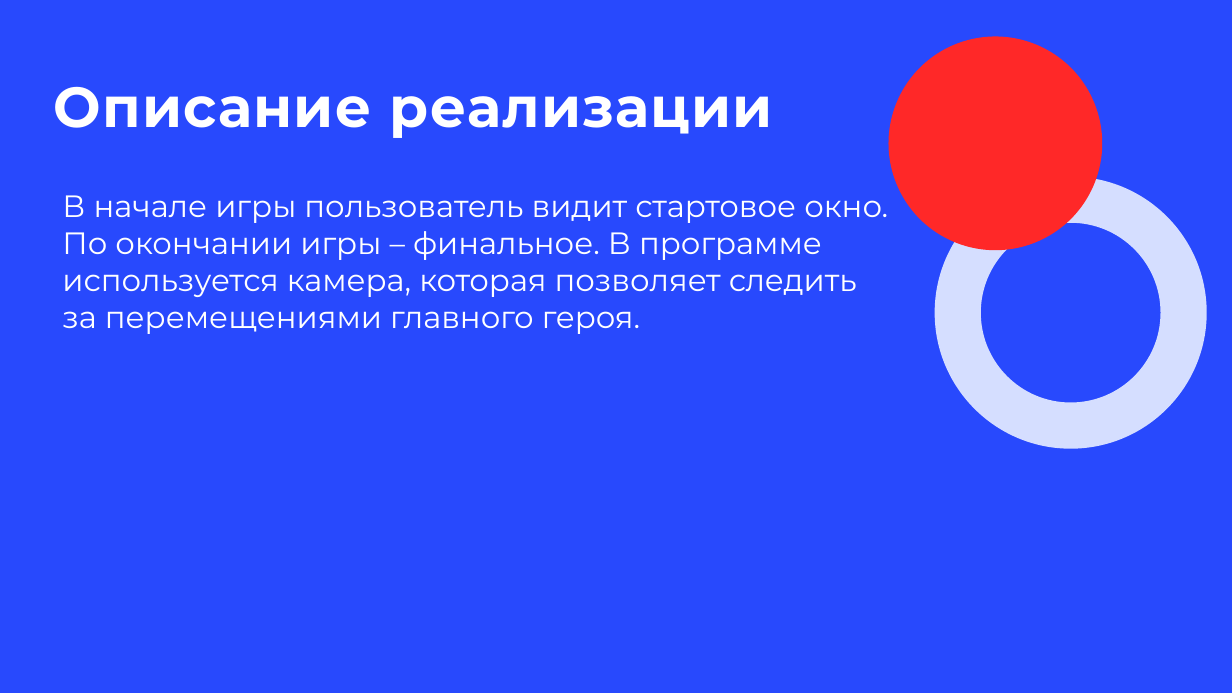
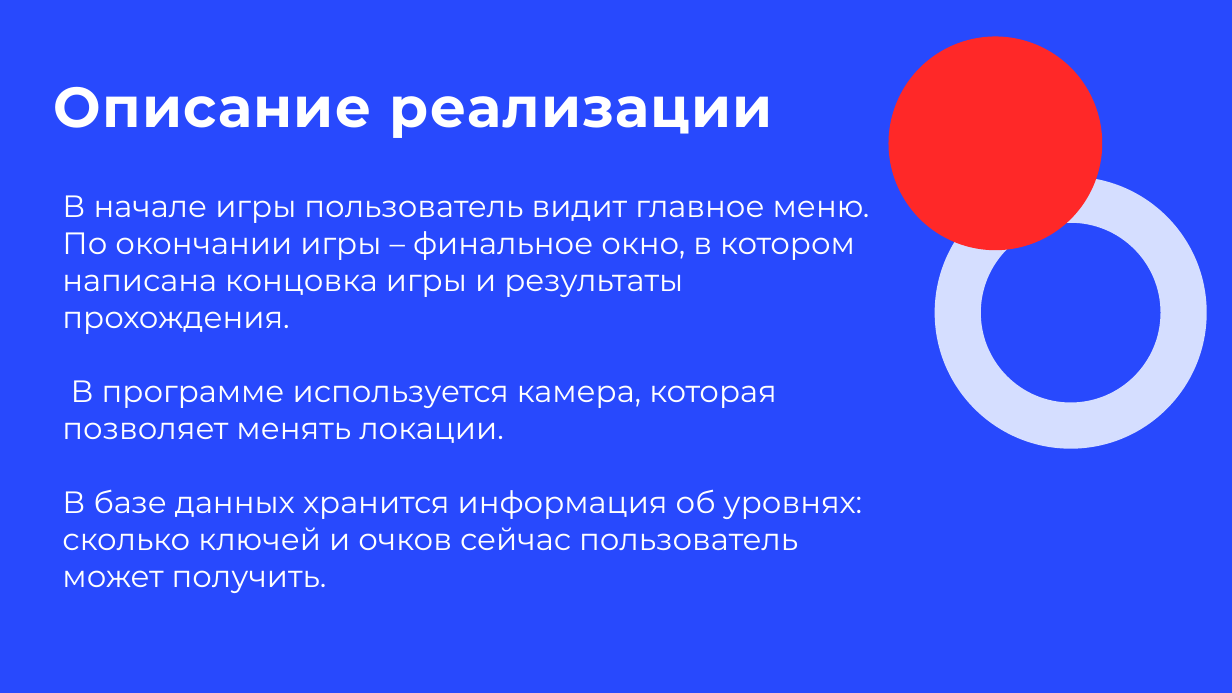
Before and after one commit to super-Kate/SeekerKnight, a slide deck: slide 3 of presentation.pptx. Drawn at 1232x693 pixels with LibreOffice and Linux fonts; fonts in the diff are those of the drawing; background and template pictures are left out. Boxes give left, top, right and bottom in pixels: in the first picture for what was removed or moved away, otherwise in the second. Text is boxed around its words. In the diff, an @@ line names an element or a change of style, - is before the commit and + after.

```diff
--- a/presentation.pptx
+++ b/presentation.pptx
@@ text at (62, 195, 870, 593): text changed @@
-В начале игры пользователь видит стартовое окно. По окончании игры – финальное. В программе используется камера, которая позволяет следить за перемещениями главного героя.
+В начале игры пользователь видит главное меню. По окончании игры – финальное окно, в котором написана концовка игры и результаты прохождения.
+В программе используется камера, которая позволяет менять локации.
+В базе данных хранится информация об уровнях: сколько ключей и очков сейчас пользователь может получить.
```
Also in this commit, not shown: 1 other slide changed, 1 slide added, 2 slides removed.
